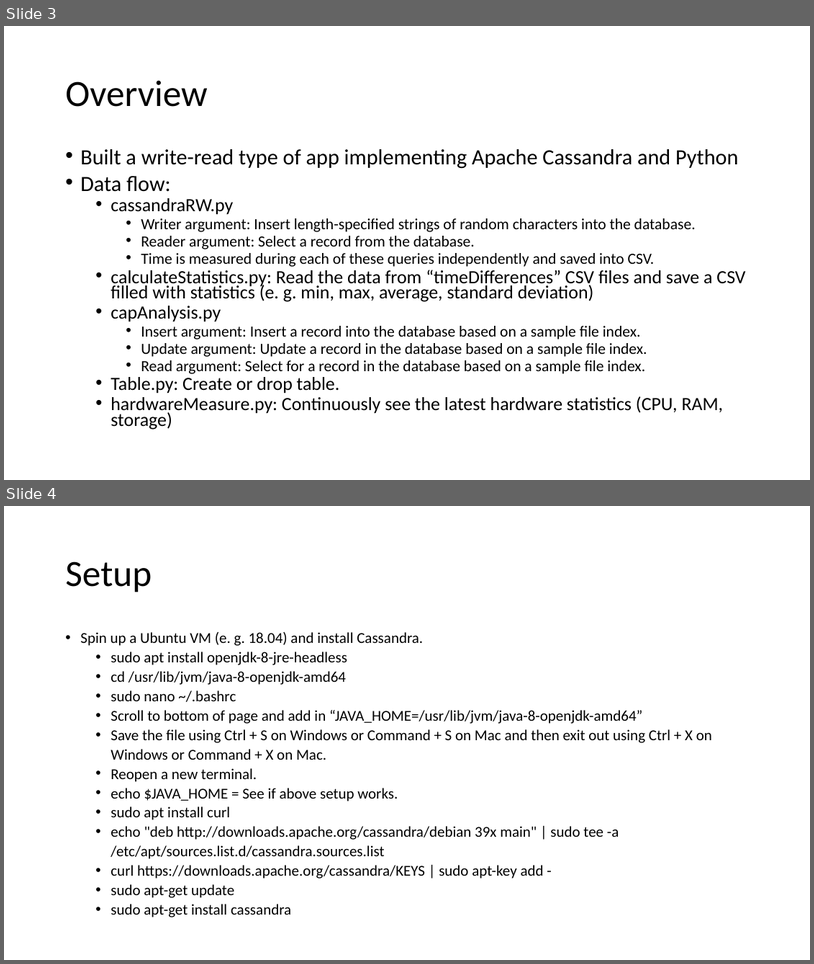
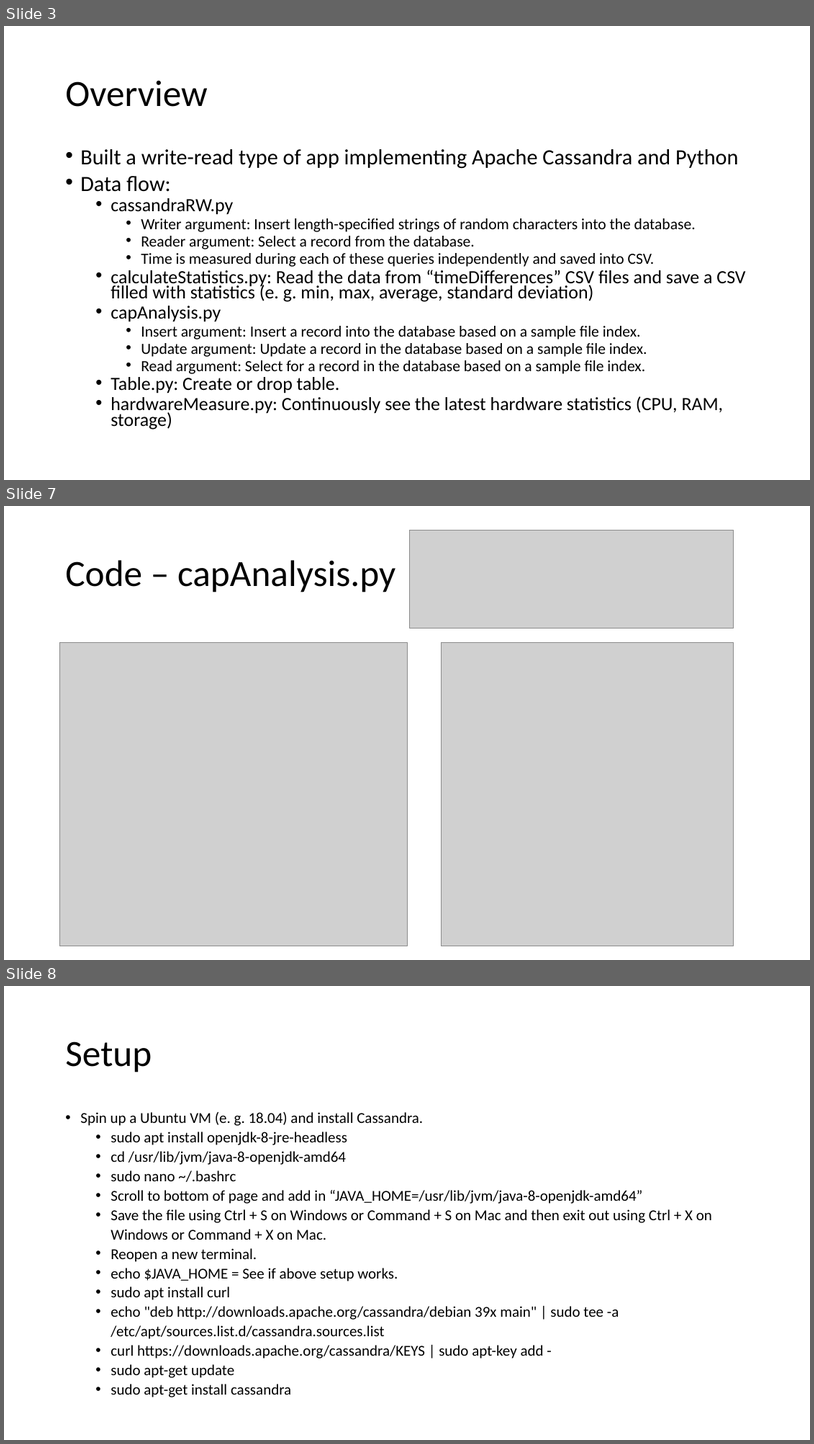
Before and after one commit to CS-6381/FinalProject, a slide deck: Datastores & Distributed File Systems/Apache Cassandra/JamesVu_CraigTopham_ThomasBoudreau/Documentation/CS 6381 Final Project_ApacheCassandra.pptx. Shown one above the other, each under a label of ours: slides 3 and 4 before the commit, slides 3, 7 and 8 after it; the slides between them are not shown. The pictures are 814x964 and 814x1444 pixels, drawn with LibreOffice and Linux fonts; fonts in the diff are those of the drawing; grey boxes stand for pictures. Boxes give left, top, right and bottom in pixels: in the first picture for what was removed or moved away, otherwise in the second. Text is boxed around its words. In the diff, an @@ line names an element or a change of style, - is before the commit and + after.

```diff
--- a/Datastores & Distributed File Systems/Apache Cassandra/JamesVu_CraigTopham_ThomasBoudreau/Documentation/CS 6381 Final Project_ApacheCassandra.pptx
+++ b/Datastores & Distributed File Systems/Apache Cassandra/JamesVu_CraigTopham_ThomasBoudreau/Documentation/CS 6381 Final Project_ApacheCassandra.pptx
@@ slide 7 added at bbox=[4, 506, 810, 960], background #FFFFFF @@
@@ picture added at bbox=[410, 530, 734, 628] @@
@@ title added at bbox=[65, 560, 396, 592], 44 pt, text #000000 @@
+Code – capAnalysis.py
@@ picture added at bbox=[59, 642, 407, 946] @@
@@ picture added at bbox=[441, 642, 734, 946] @@
@@ what was slide 4 is now slide 8 @@
```
Also in this commit, not shown: 4 slides changed, 3 other slides added, 1 slide removed, 1 other file.
